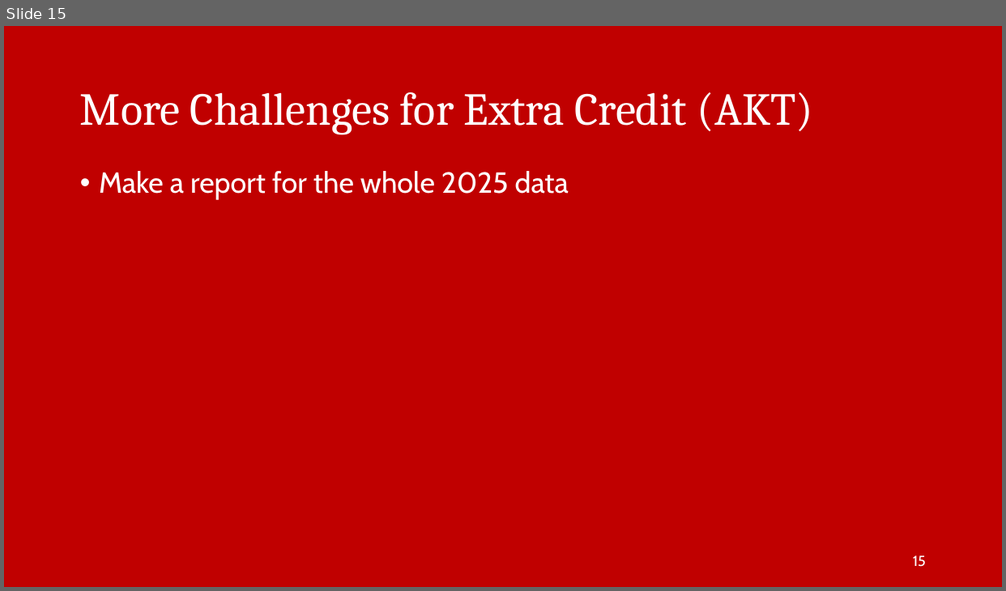
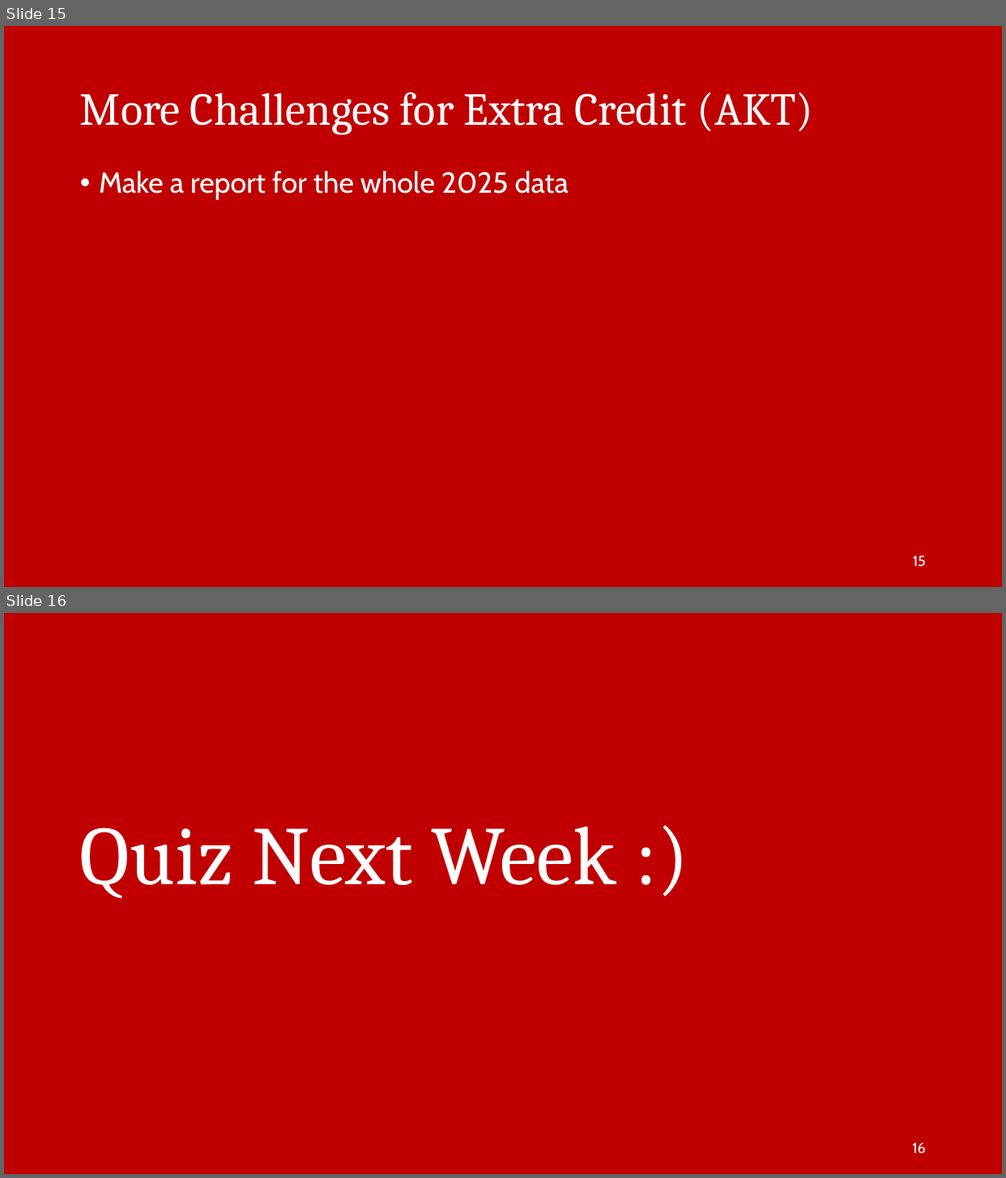
Before and after one commit to irfanradarma/Audit-SI, a slide deck: Slides/11 - Simulasi Sejajar.pptx. Shown one above the other, each under a label of ours: slide 15 before the commit, slides 15 and 16 after it. The pictures are 1006x591 and 1006x1178 pixels, drawn with LibreOffice and Linux fonts; fonts in the diff are those of the drawing; background and template pictures are left out. Boxes give left, top, right and bottom in pixels: in the first picture for what was removed or moved away, otherwise in the second. Text is boxed around its words. In the diff, an @@ line names an element or a change of style, - is before the commit and + after.

Commit message:
week 12

```diff
--- a/Slides/11 - Simulasi Sejajar.pptx
+++ b/Slides/11 - Simulasi Sejajar.pptx
@@ slide 16 added at [4, 613, 1002, 1174], background picture (left out) @@
@@ title added at [80, 826, 617, 899], 80 pt, text #FFFFFF @@
+Quiz Next Week :)
@@ page number added at [912, 1143, 926, 1154], 14 pt, text #FFFFFF @@
+16
```
Also in this commit, not shown: 1 slide changed, 1 other file.
